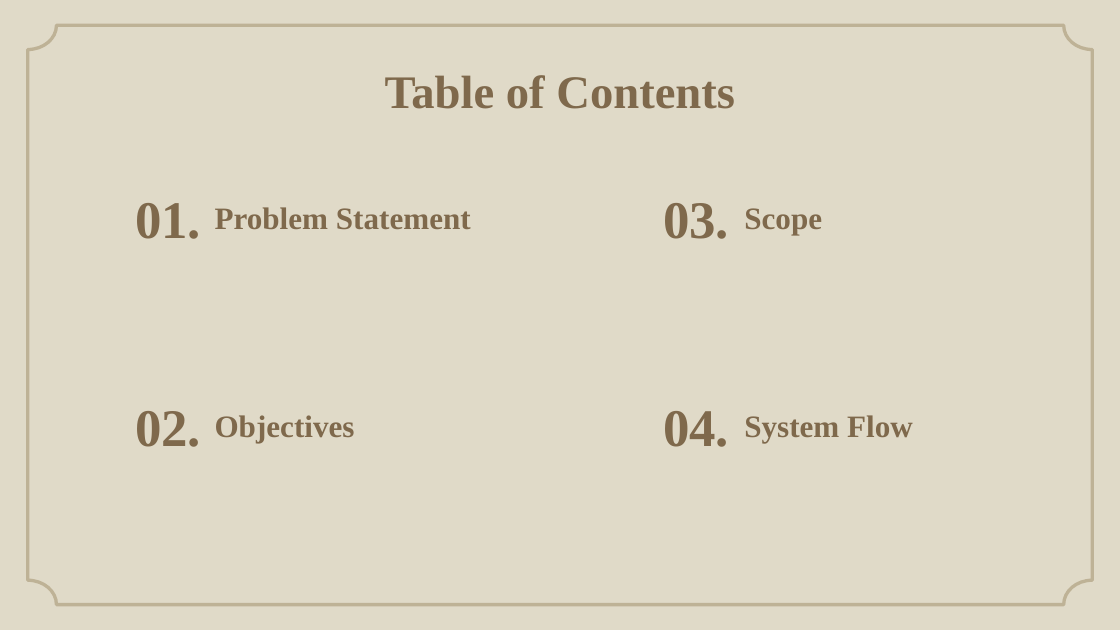
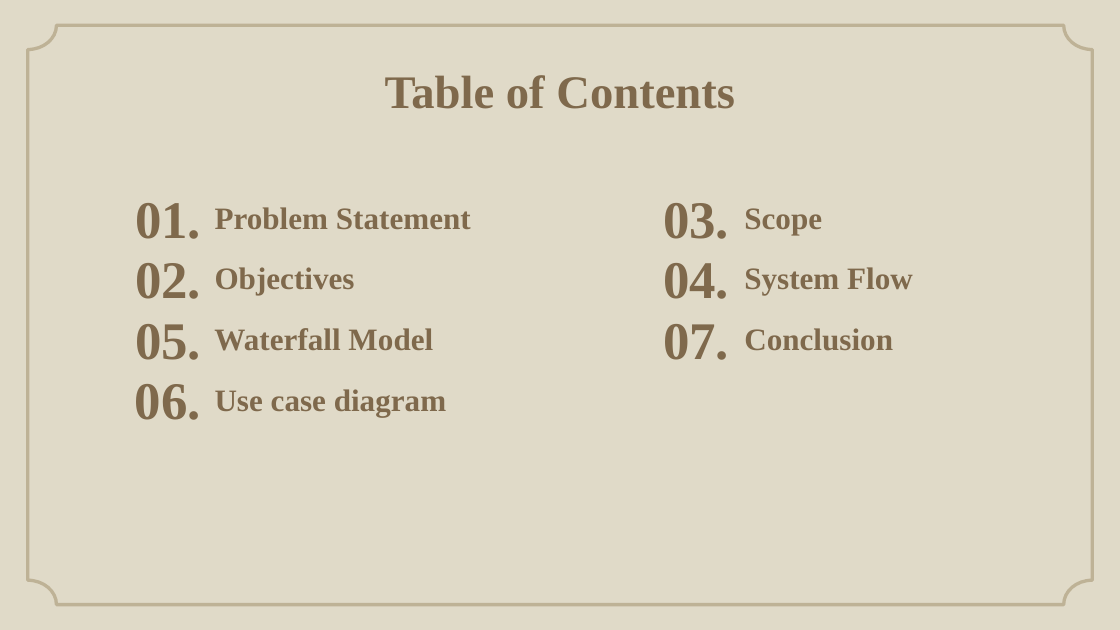
Before and after one commit to Andipstha/theFusion-Project-I, a slide deck: slide 2 of Documentation/LBMS_Presentation_2.pptx. Drawn at 1120x630 pixels with LibreOffice and Linux fonts; fonts in the diff are those of the drawing; background and template pictures are left out. Boxes give left, top, right and bottom in pixels: in the first picture for what was removed or moved away, otherwise in the second. Text is boxed around its words. In the diff, an @@ line names an element or a change of style, - is before the commit and + after.

```diff
--- a/Documentation/LBMS_Presentation_2.pptx
+++ b/Documentation/LBMS_Presentation_2.pptx
@@ title "02." moved from (x1=135, y1=411, x2=201, y2=447) to (x1=135, y1=263, x2=201, y2=299) @@
@@ title "Objectives" moved from (x1=215, y1=415, x2=355, y2=443) to (x1=215, y1=267, x2=355, y2=295) @@
@@ title "04." moved from (x1=663, y1=411, x2=729, y2=447) to (x1=663, y1=263, x2=729, y2=299) @@
@@ title "System Flow" moved from (x1=744, y1=415, x2=913, y2=443) to (x1=744, y1=267, x2=913, y2=295) @@
@@ text added at (x1=135, y1=324, x2=201, y2=360), 34 pt, text #7F694C, bold @@
+05.
@@ text added at (x1=214, y1=328, x2=433, y2=351), 20 pt, text #7F694C, bold @@
+Waterfall Model
@@ text added at (x1=663, y1=324, x2=729, y2=360), 34 pt, text #7F694C, bold @@
+07.
@@ text added at (x1=744, y1=328, x2=893, y2=351), 20 pt, text #7F694C, bold @@
+Conclusion
@@ text added at (x1=135, y1=384, x2=201, y2=420), 34 pt, text #7F694C, bold @@
+06.
@@ text added at (x1=215, y1=389, x2=446, y2=416), 20 pt, text #7F694C, bold @@
+Use case diagram
```
Also in this commit, not shown: 5 other slides changed, 3 slides removed, 36 other files.
